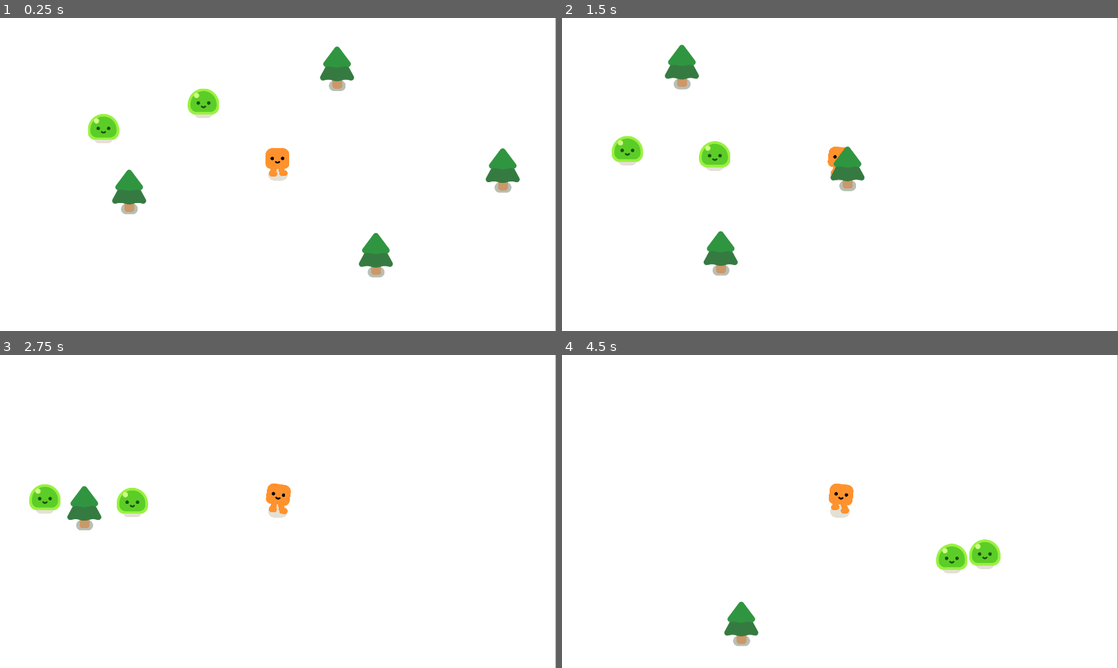
Above: before the commit, frames 1-4 (two rows, left to right).
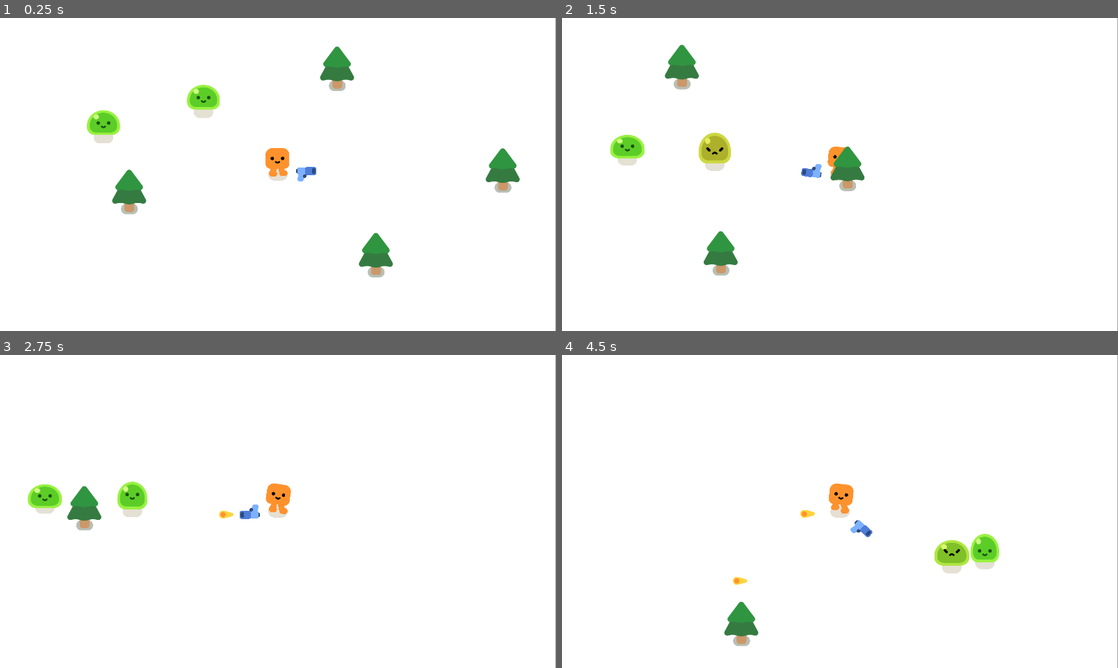
Above: after the commit, the same moments.

Repository: cdhumphreys/godot-vs-like
Game: Godot game, scene res://game.tscn
Two runs of this game, one before a commit and one after it. Both use one fixed random seed, a clock stepped at 60 frames per second and the inputs below.
Inputs:
- Up to frame 1 (0.25 s): no input
- Up to frame 2 (1.5 s): hold D (move_right) 0.53-1.28 s; hold S (move_down) from 1.28 s (still down)
- Up to frame 3 (2.75 s): release S (move_down) at 2.03 s; hold D (move_right) from 2.03 s (still down)
- Up to frame 4 (4.5 s): release D (move_right) at 2.78 s; hold W (move_up) 2.78-3.53 s; hold A (move_left) from 3.53 s (still down)

The runs differ from the first frame. In frame 1, 0.8% of the frame differs, in the area x 15-57%, y 21-53%; in frame 2, 0.9%; in frame 3, 0.7%; in frame 4, 1.0%, in the area x 30-79%, y 49-74%.

Commit message:
adding bullets, damage, mob death anim

Diff:
--- /dev/null
+++ b/bullet.gd
@@ -0,0 +1,19 @@
+extends Area2D
+@export var SPEED: float
+@export var RANGE: float
+
+
+var travelled_distance = 0
+func _physics_process(delta):
+	var direction = Vector2.RIGHT.rotated(rotation)
+	position += direction * SPEED * delta
+	travelled_distance += SPEED * delta
+
+	if travelled_distance >= RANGE:
+		queue_free()
+
+
+func _on_body_entered(body):
+	queue_free()
+	if body.has_method("take_damage"):
+		body.take_damage()
--- /dev/null
+++ b/bullet.tscn
@@ -0,0 +1,24 @@
+[gd_scene load_steps=4 format=3 uid="uid://cxaw00kkmx8eb"]
+
+[ext_resource type="Script" path="res://bullet.gd" id="1_blael"]
+[ext_resource type="Texture2D" uid="uid://dftkbqwsfd68r" path="res://pistol/projectile.png" id="1_fd05j"]
+
+[sub_resource type="CircleShape2D" id="CircleShape2D_bmb6y"]
+radius = 15.0333
+
+[node name="Bullet" type="Area2D"]
+top_level = true
+collision_layer = 0
+collision_mask = 2
+script = ExtResource("1_blael")
+SPEED = 1000.0
+RANGE = 5000.0
+
+[node name="Projectile" type="Sprite2D" parent="."]
+position = Vector2(-11, -1)
+texture = ExtResource("1_fd05j")
+
+[node name="CollisionShape2D" type="CollisionShape2D" parent="."]
+shape = SubResource("CircleShape2D_bmb6y")
+
+[connection signal="body_entered" from="." to="." method="_on_body_entered"]
--- a/enemy.gd
+++ b/enemy.gd
@@ -1,9 +1,32 @@
+class_name Enemy
 extends CharacterBody2D
+
+@export var MAX_HEALTH: int
+@onready var slime = %Slime
 
 @onready var player = get_node("/root/Game/Player")
 
+var health = 0
+
+const SMOKE_EXPLOSION = preload("res://smoke_explosion/smoke_explosion.tscn")
+
+func _ready():
+	health = MAX_HEALTH
+	slime.play_walk()
 
 func _physics_process(delta):
 	var direction = global_position.direction_to(player.global_position)
 	velocity = direction.normalized() * 500
 	move_and_slide()
+
+func take_damage():
+	health -= 1
+
+	slime.play_hurt()
+
+	if health == 0:
+		queue_free()
+
+		var smoke = SMOKE_EXPLOSION.instantiate()
+		get_parent().add_child(smoke)
+		smoke.global_position = global_position
--- a/enemy.tscn
+++ b/enemy.tscn
@@ -11,8 +11,10 @@
 collision_mask = 3
 platform_floor_layers = 4294901760
 script = ExtResource("1_cpdie")
+MAX_HEALTH = 10
 
 [node name="Slime" parent="." instance=ExtResource("1_nw8dg")]
+unique_name_in_owner = true
 
 [node name="CollisionShape2D" type="CollisionShape2D" parent="."]
 position = Vector2(0, -29)
--- /dev/null
+++ b/gun.gd
@@ -0,0 +1,25 @@
+extends Area2D
+@onready var gun = $"."
+
+@onready var weapon_pivot = $WeaponPivot
+@onready var shooting_point = %ShootingPoint
+
+const BULLET = preload("res://bullet.tscn")
+
+func _physics_process(delta):
+	var enemies_in_range = get_overlapping_bodies()
+	if enemies_in_range.size() == 0:
+		return
+
+	var target_enemy = enemies_in_range[0]
+	weapon_pivot.look_at(target_enemy.global_position)
+
+
+func shoot():
+	var new_bullet = BULLET.instantiate()
+	new_bullet.global_position = shooting_point.global_position
+	new_bullet.global_rotation = shooting_point.global_rotation
+	shooting_point.add_child(new_bullet)
+
+func _on_fire_rate_timeout():
+	shoot()
--- /dev/null
+++ b/gun.tscn
@@ -0,0 +1,31 @@
+[gd_scene load_steps=4 format=3 uid="uid://d37j3kv28b8n2"]
+
+[ext_resource type="Texture2D" uid="uid://cswb5do8rrj7q" path="res://pistol/pistol.png" id="1_qo8rv"]
+[ext_resource type="Script" path="res://gun.gd" id="1_romdx"]
+
+[sub_resource type="CircleShape2D" id="CircleShape2D_g40s7"]
+radius = 296.169
+
+[node name="Gun" type="Area2D"]
+collision_layer = 0
+collision_mask = 2
+script = ExtResource("1_romdx")
+
+[node name="CollisionShape2D" type="CollisionShape2D" parent="."]
+shape = SubResource("CircleShape2D_g40s7")
+
+[node name="WeaponPivot" type="Marker2D" parent="."]
+
+[node name="Pistol" type="Sprite2D" parent="WeaponPivot"]
+position = Vector2(98, -1)
+texture = ExtResource("1_qo8rv")
+
+[node name="ShootingPoint" type="Marker2D" parent="WeaponPivot/Pistol"]
+unique_name_in_owner = true
+position = Vector2(25, -10)
+
+[node name="FireRate" type="Timer" parent="."]
+wait_time = 0.3
+autostart = true
+
+[connection signal="timeout" from="FireRate" to="." method="_on_fire_rate_timeout"]
--- a/pistol/muzzle_flash/muzzle_flash.tscn
+++ b/pistol/muzzle_flash/muzzle_flash.tscn
@@ -4,6 +4,7 @@
 [ext_resource type="Texture2D" uid="uid://brgpjilf7s2ul" path="res://pistol/muzzle_flash/muzzle_flash.png" id="2_6pgu4"]
 
 [node name="MuzzleFlash" type="Node2D"]
+position = Vector2(2, 0)
 script = ExtResource("1_wouey")
 
 [node name="Sprite" type="Sprite2D" parent="."]
--- a/player.tscn
+++ b/player.tscn
@@ -1,7 +1,8 @@
-[gd_scene load_steps=4 format=3 uid="uid://dx8d1hrn7td5y"]
+[gd_scene load_steps=5 format=3 uid="uid://dx8d1hrn7td5y"]
 
 [ext_resource type="Script" path="res://Player.gd" id="1_tsiss"]
 [ext_resource type="PackedScene" uid="uid://pbmyh1qru7p" path="res://characters/happy_boo/happy_boo.tscn" id="2_e6m4q"]
+[ext_resource type="PackedScene" uid="uid://d37j3kv28b8n2" path="res://gun.tscn" id="3_l3b8s"]
 
 [sub_resource type="CircleShape2D" id="CircleShape2D_11gqh"]
 radius = 30.0666
@@ -17,3 +18,5 @@
 shape = SubResource("CircleShape2D_11gqh")
 
 [node name="Camera2D" type="Camera2D" parent="."]
+
+[node name="Gun" parent="." instance=ExtResource("3_l3b8s")]
--- a/project.godot
+++ b/project.godot
@@ -118,7 +118,10 @@
 
 [layer_names]
 
+2d_physics/layer_1="player"
+2d_physics/layer_2="enemies"
 3d_physics/layer_2="player"
+2d_physics/layer_3="Layer 3"
 
 [rendering]
 
--- a/tree.tscn
+++ b/tree.tscn
@@ -8,7 +8,6 @@
 
 [node name="Tree" type="StaticBody2D"]
 position = Vector2(2.08165e-12, 2.08165e-12)
-collision_layer = 3
 
 [node name="GroundShadow" type="Sprite2D" parent="."]
 modulate = Color(0.2, 0.286275, 0.172549, 0.34902)
